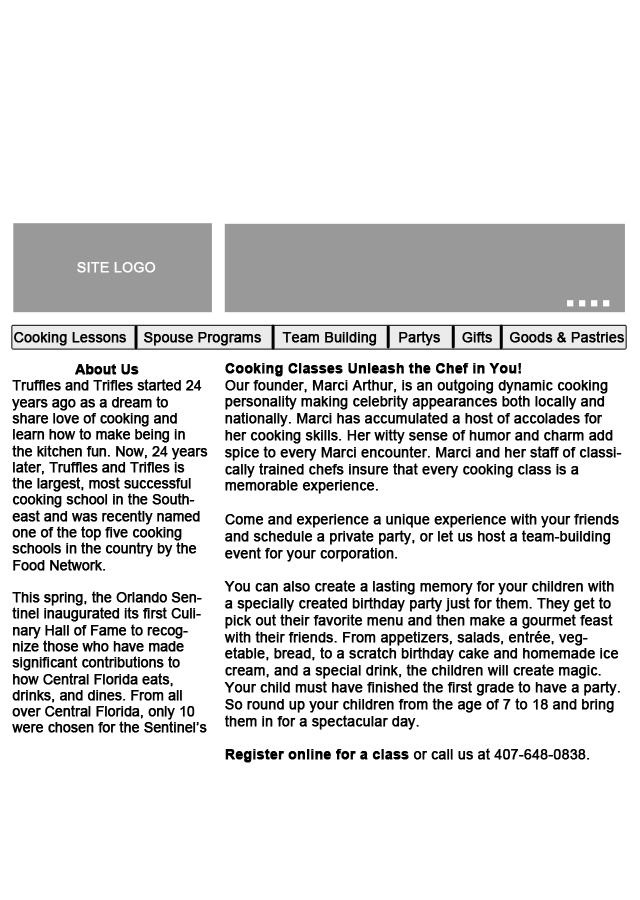
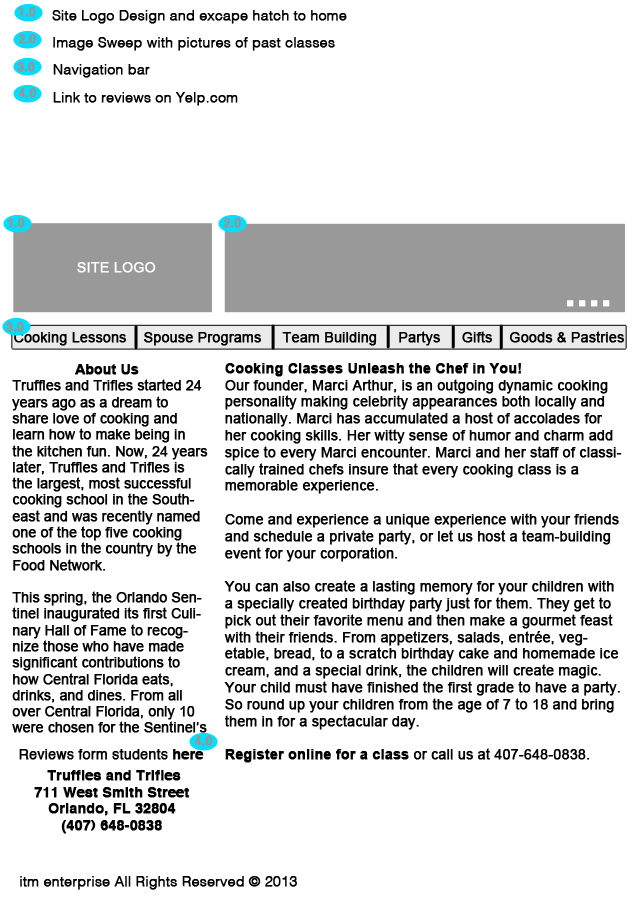
Layered file, before and after one edit (640px x 900px). Changes by layer:
added layer "Site Logo Design and excape hatch to home" above "1.0 copy" over [52, 10, 347, 24]
added layer "1.0 copy" above "1.0" over [14, 4, 43, 22]
added layer "1.0" above "Image Sweep with pictures of past classes" over [3, 215, 32, 233]
added layer "Image Sweep with pictures of past classes" above "2.0 copy" over [53, 37, 335, 51]
added layer "2.0 copy" above "2.0" over [13, 31, 42, 49]
added layer "2.0" above "Navigation bar" over [218, 215, 247, 233]
added layer "Navigation bar" above "3.0 copy" over [53, 64, 150, 78]
added layer "3.0 copy" above "3.0" over [13, 58, 42, 76]
added layer "3.0" above "Link to reviews on Yelp.com" over [2, 318, 31, 336]
added layer "Link to reviews on Yelp.com" above "4.0 copy" over [53, 92, 238, 106]
added layer "4.0 copy" above "4.0" over [13, 85, 42, 103]
added layer "4.0" above "header" over [189, 733, 218, 751]
added group "header" with 6 layers above "nav bar" over [13, 223, 247, 233]
added group "image sweep" with 2 layers in group "header" over [224, 223, 247, 233]
moved "Shape 2" into group "image sweep" over [224, 223, 247, 233]
added group "site logo placeholder" with 2 layers in group "header" over [13, 223, 32, 233]
added group "nav bar" with 7 layers above "home page content" over [12, 325, 31, 336]
moved "Shape 5" into group "nav bar" over [12, 325, 31, 336]
added group "home page content" with 4 layers above "footer" over [19, 733, 218, 834]
added layer "Truffles and Trifles 711 West Smith Street Orlando, FL 32804 (" in group "home page content" over [34, 770, 189, 834]
added layer "Reviews form students here" in group "home page content" over [19, 749, 204, 760]
added group "footer" with 1 layers above "Background" over [20, 876, 297, 890]
added layer "itm enterprise All Rights Reserved © 2013" in group "footer" over [20, 876, 297, 890]
…and 2 more changes (2 stack)
